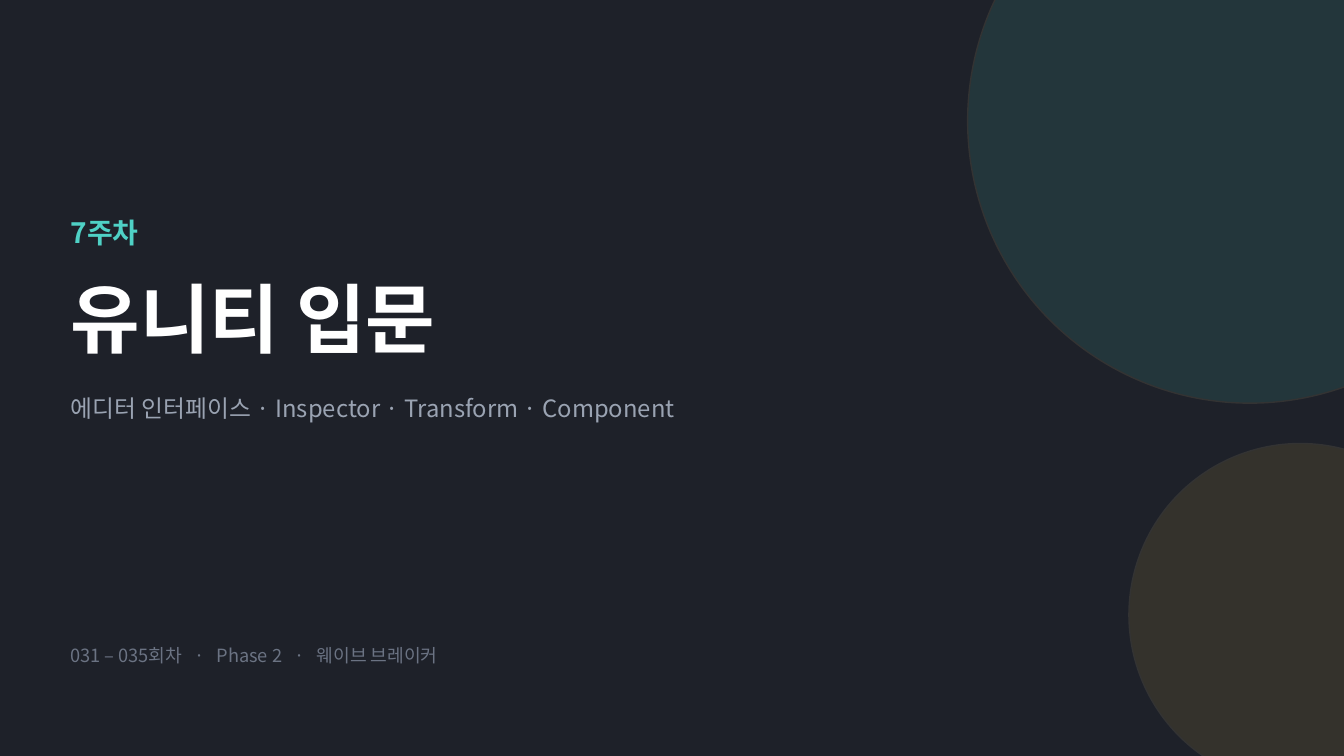
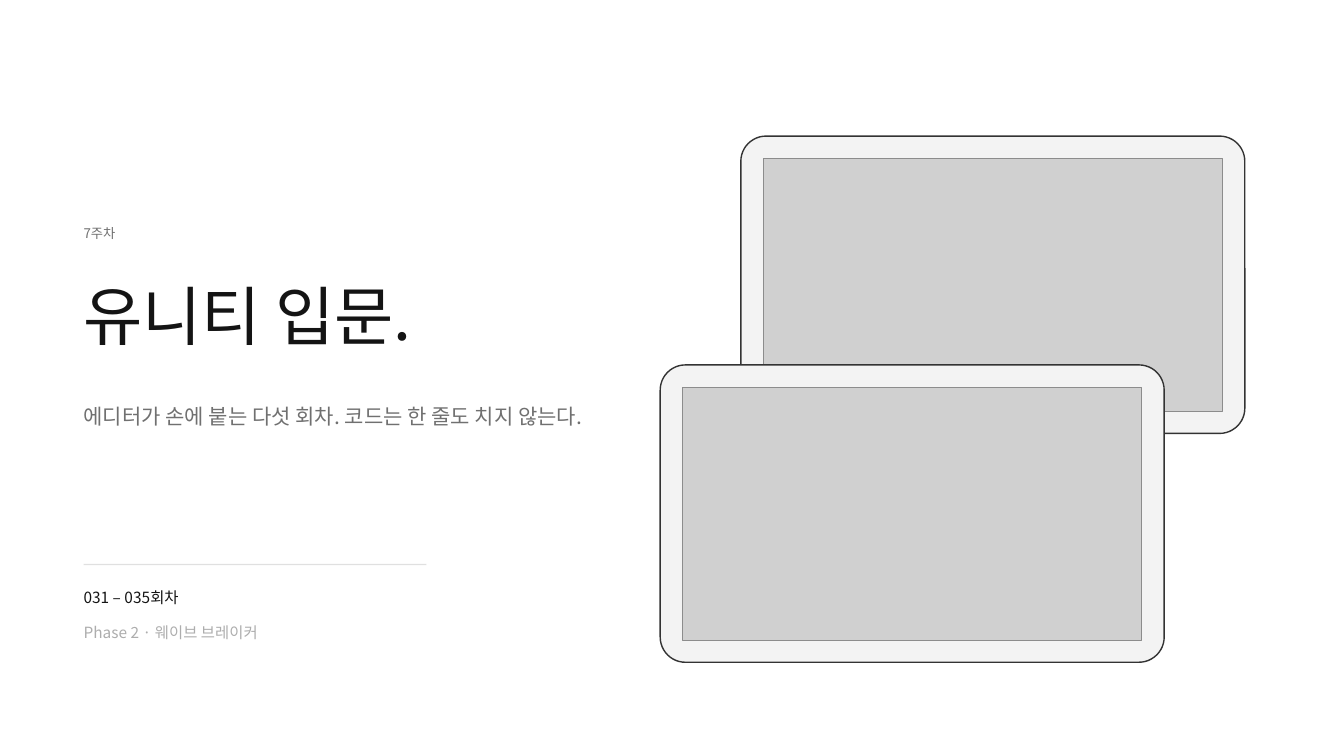
Before and after one commit to SBS-GameAcademy-Saturday/WaveBreaker, a slide deck: slide 1 of docs/04_배포자료/슬라이드/7주차-유니티입문.pptx. Drawn at 1344x756 pixels with LibreOffice and Linux fonts; fonts in the diff are those of the drawing; grey boxes stand for pictures. Boxes give left, top, right and bottom in pixels: in the first picture for what was removed or moved away, otherwise in the second. Text is boxed around its words. In the diff, an @@ line names an element or a change of style, - is before the commit and + after.

```diff
--- a/docs/04_배포자료/슬라이드/7주차-유니티입문.pptx
+++ b/docs/04_배포자료/슬라이드/7주차-유니티입문.pptx
@@ background #1E2129 to #FFFFFF @@
@@ ellipse removed at [968,0,1344,403] @@
@@ rounded rectangle added at [741,136,1245,434], fill #F3F3F3, outline #333333 1 pt @@
@@ picture added at [763,158,1223,411] @@
@@ text "7주차": place and size @@
-text "7주차" at [71,219,139,246]
+text "7주차" at [84,227,116,239]
@@ text "7주차" at [84,227,116,239]: size 20 to 9.5 pt, text colour #4FD1C5 to #707070, bold off @@
@@ text at [84,286,412,345]: text changed; size 54 to 46 pt; text colour #FFFFFF to #141414; bold off @@
-유니티 입문
+유니티 입문.
@@ rounded rectangle added at [660,365,1165,662], fill #F3F3F3, outline #333333 1 pt @@
@@ picture added at [683,387,1142,640] @@
@@ text removed at [71,397,674,423] @@
-에디터 인터페이스 · Inspector · Transform · Component
@@ text added at [84,406,582,426], 15 pt, text #707070 @@
+에디터가 손에 붙는 다섯 회차. 코드는 한 줄도 치지 않는다.
@@ ellipse removed at [1129,444,1344,756] @@
@@ line added from (84, 565) to (426, 565), #E0E0E0 1 pt @@
@@ text added at [84,590,178,605], 11 pt, text #141414 @@
+031 – 035회차
@@ text at [84,625,258,639]: text changed; size 13 to 11 pt; text colour #6B7383 to #ADADAD @@
-031 – 035회차 · Phase 2 · 웨이브 브레이커
+Phase 2 · 웨이브 브레이커
```
Also in this commit, not shown: 13 other slides changed, 4 other files.
